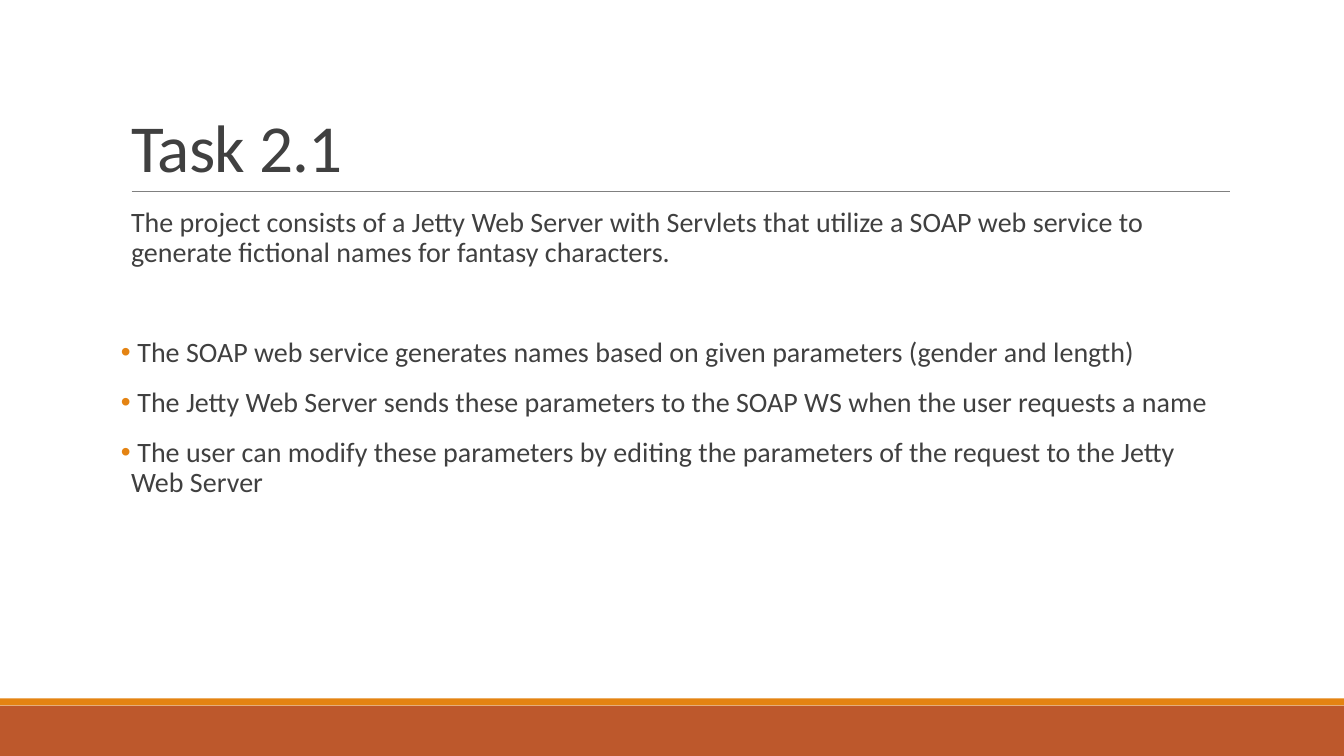
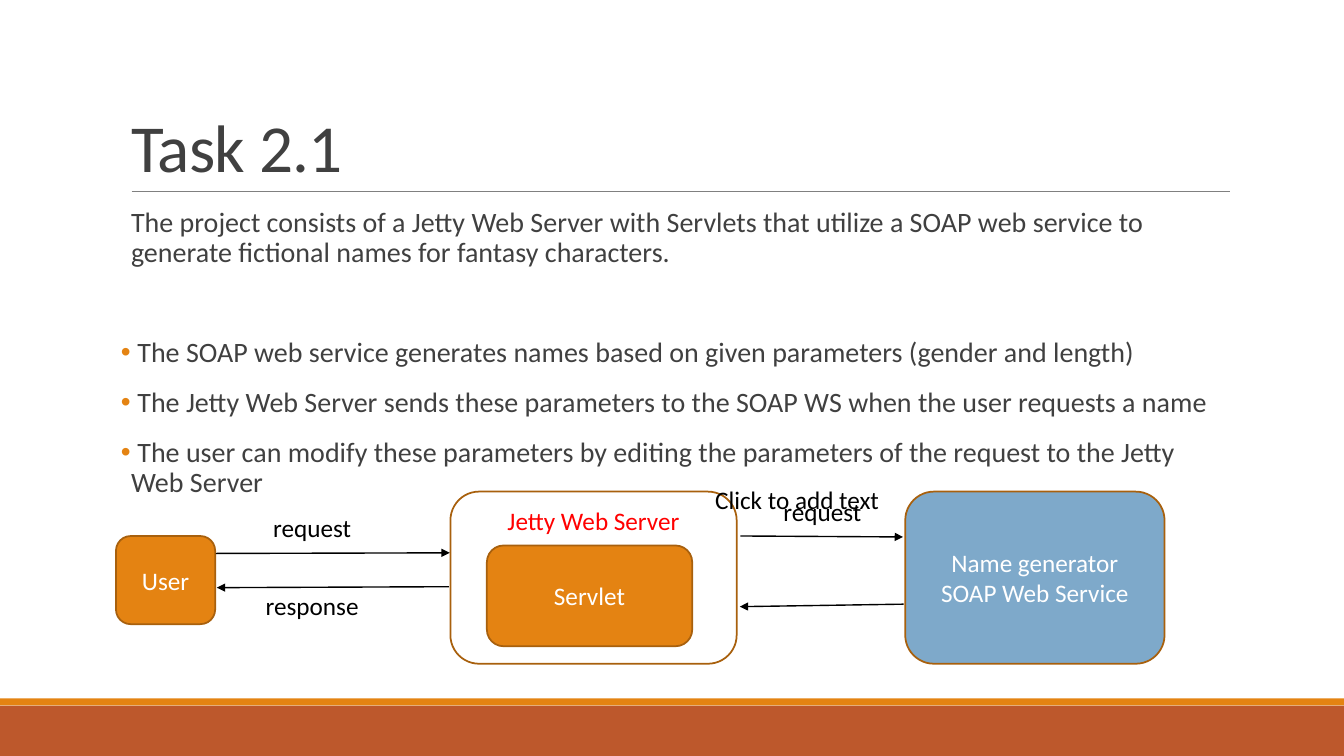
Before and after one commit to Rampastring/ties4560, a slide deck: slide 2 of Task-2/TIES4560 Task 2.pptx. Drawn at 1344x756 pixels with LibreOffice and Linux fonts; fonts in the diff are those of the drawing. Boxes give left, top, right and bottom in pixels: in the first picture for what was removed or moved away, otherwise in the second. Text is boxed around its words. In the diff, an @@ line names an element or a change of style, - is before the commit and + after.

Commit message:
Update presentation

```diff
--- a/Task-2/TIES4560 Task 2.pptx
+++ b/Task-2/TIES4560 Task 2.pptx
@@ rounded rectangle added at box(451, 492, 737, 664), outline #A9610D 1.25 pt, 18 pt, text #FF0000 @@
+Jetty Web Server
@@ text added at box(715, 491, 879, 515), 18 pt, text #000000 @@
+Click to add text
@@ text added at box(783, 501, 861, 525), 18 pt, text #000000 @@
+request
@@ rounded rectangle added at box(905, 492, 1165, 664), fill #7EA9CA, outline #A9610D 1.25 pt, 18 pt, text #FFFFFF @@
+Name generator
+SOAP Web Service
@@ rounded rectangle added at box(116, 536, 215, 624), fill #E48312, outline #A9610D 1.25 pt, 18 pt, text #FFFFFF @@
+User
@@ text added at box(273, 521, 351, 541), 18 pt, text #000000 @@
+request
@@ arrow added from (741, 536) to (903, 537), #000000 1 pt @@
@@ arrow added from (216, 554) to (450, 553), #000000 1 pt @@
@@ rounded rectangle added at box(487, 545, 693, 646), fill #E48312, outline #A9610D 1.25 pt, 18 pt, text #FFFFFF @@
+Servlet
@@ arrow added from (449, 587) to (217, 588), #000000 1 pt @@
@@ text added at box(266, 602, 359, 619), 18 pt, text #000000 @@
+response
@@ arrow added from (904, 604) to (740, 607), #000000 1 pt @@
```
